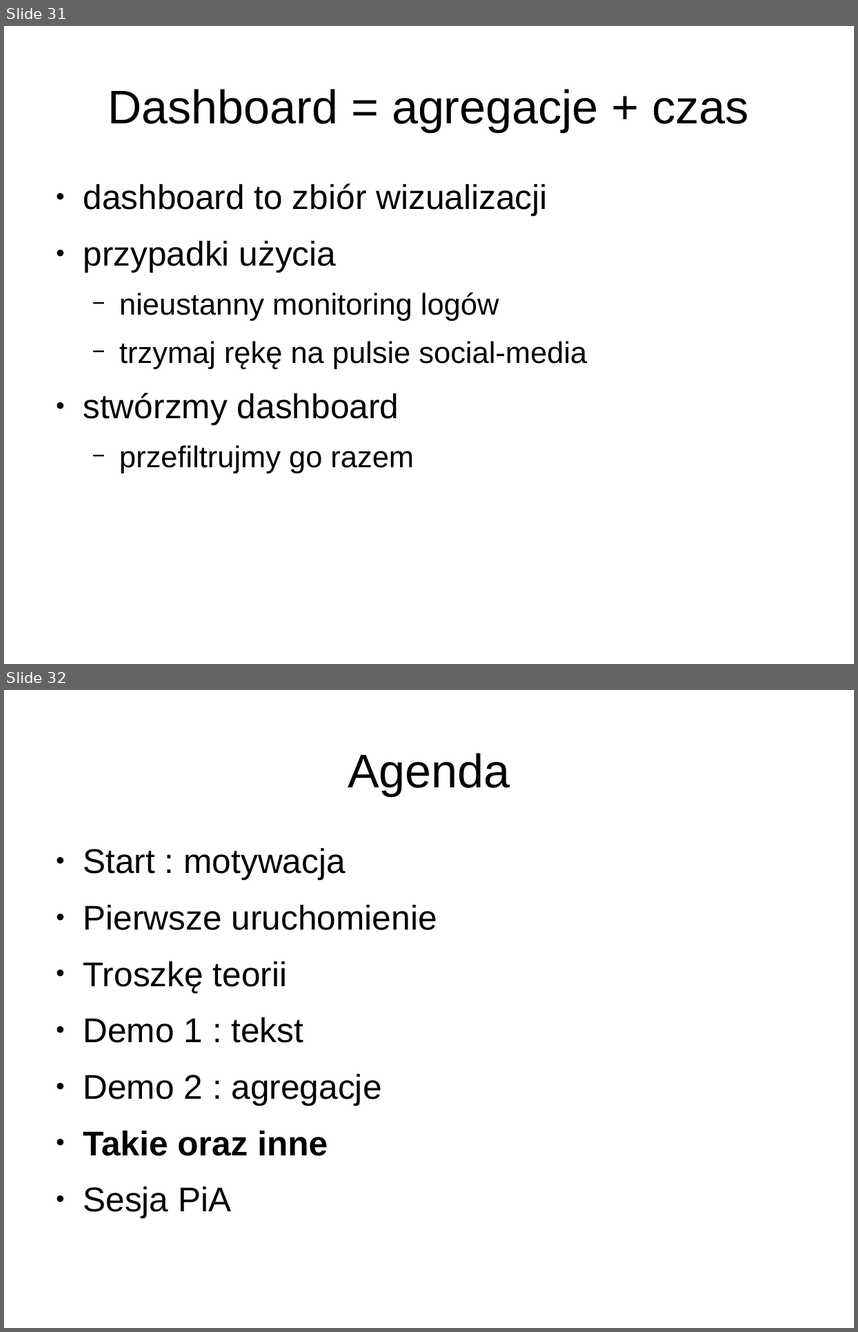
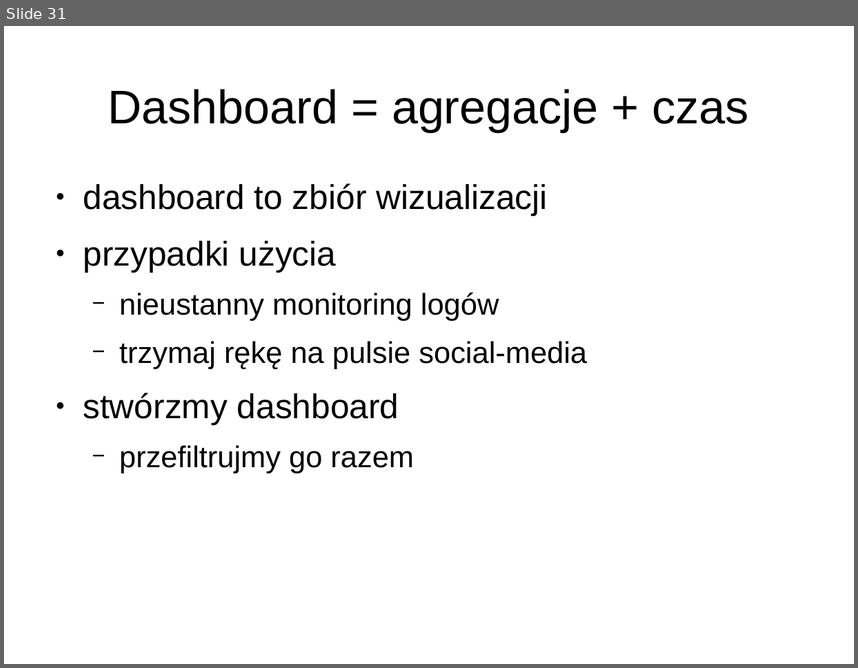
Before and after one commit to lukaszkuczynski/nieszukaj, a slide deck: znajduj.odp. Shown one above the other, each under a label of ours: slides 31 and 32 before the commit, slide 31 after it. The pictures are 858x1332 and 858x668 pixels, drawn with LibreOffice and Linux fonts; fonts in the diff are those of the drawing. Boxes give left, top, right and bottom in pixels: in the first picture for what was removed or moved away, otherwise in the second. Text is boxed around its words. In the diff, an @@ line names an element or a change of style, - is before the commit and + after.

```diff
--- a/znajduj.odp
+++ b/znajduj.odp
@@ slide 32 removed at (4, 690, 854, 1328), background #FFFFFF @@
@@ title removed at (348, 753, 510, 796) @@
-Agenda
@@ text removed at (83, 848, 437, 1218) @@
-● Start : motywacja
-● Pierwsze uruchomienie
-● Troszkę teorii
-● Demo 1 : tekst
-● Demo 2 : agregacje
-● Takie oraz inne
-● Sesja PiA
```
Also in this commit, not shown: 13 slides changed, 4 slides added, 4 other slides removed.
